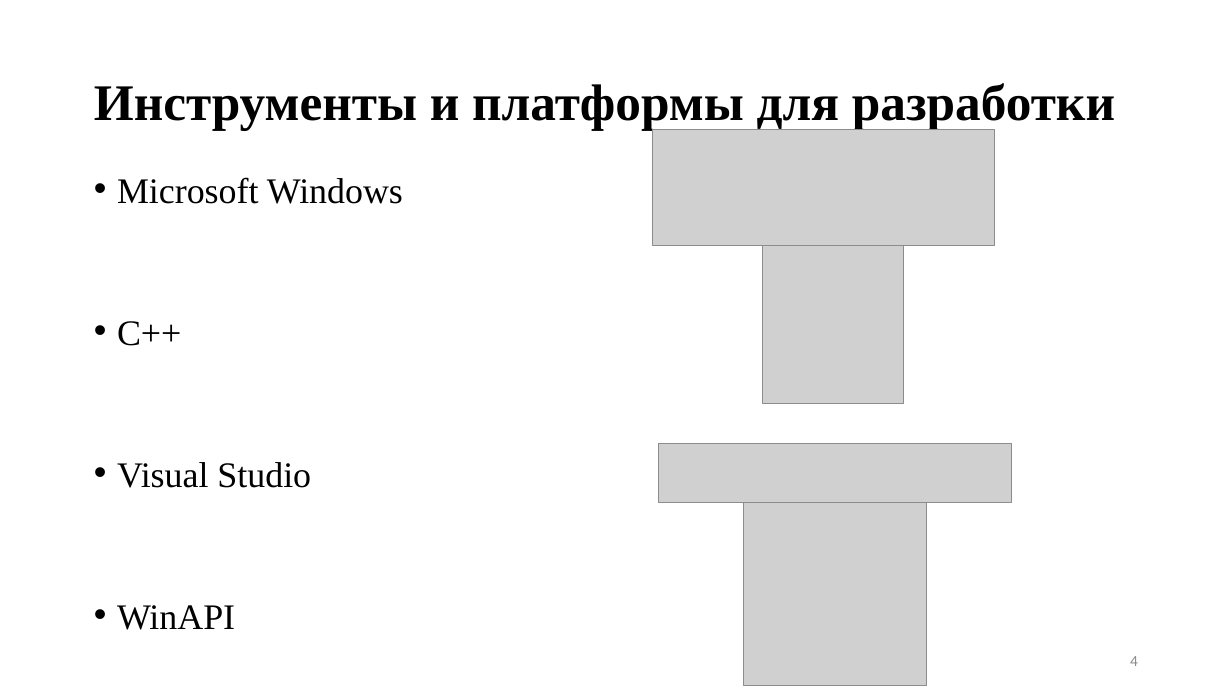
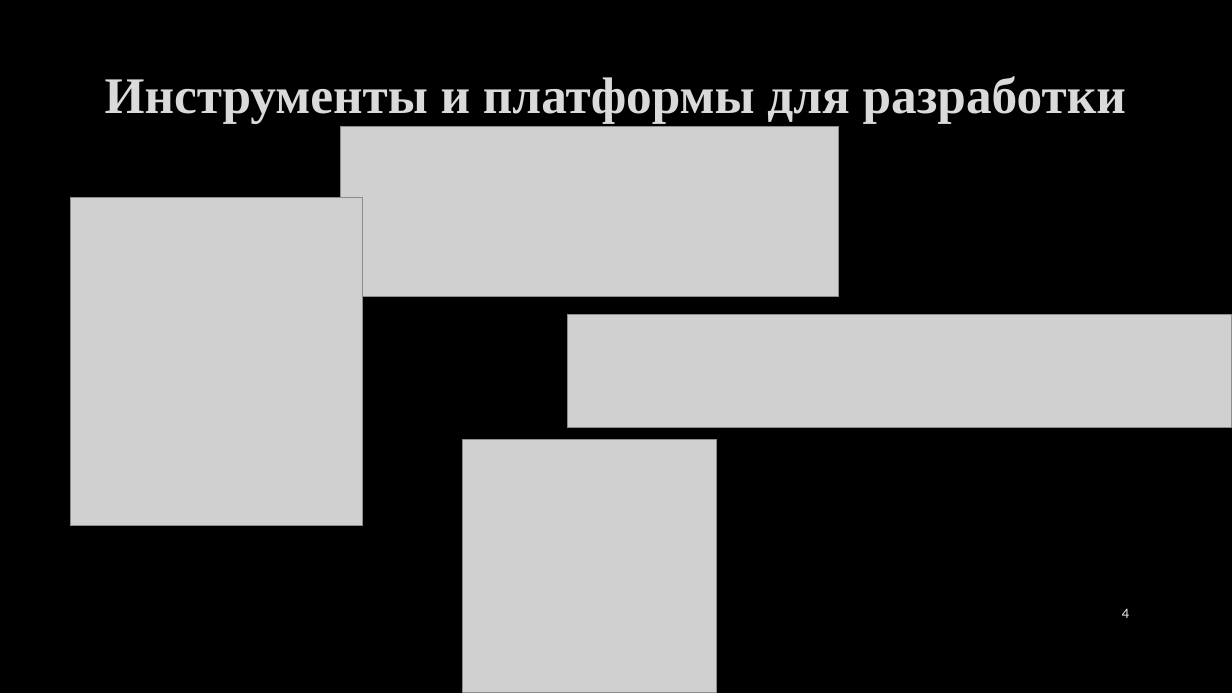
Before and after one commit to Pablo3sc0bar/KB_BMSTU, a slide deck: slide 4 of Презентация.pptx. Drawn at 1232x693 pixels with LibreOffice and Linux fonts; fonts in the diff are those of the drawing; grey boxes stand for pictures; background and template pictures are left out. Boxes give left, top, right and bottom in pixels: in the first picture for what was removed or moved away, otherwise in the second. Text is boxed around its words. In the diff, an @@ line names an element or a change of style, - is before the commit and + after.

```diff
--- a/Презентация.pptx
+++ b/Презентация.pptx
@@ background #FFFFFF to picture (left out) @@
@@ title "Инструменты и платформы для разработки" moved from (x1=94, y1=83, x2=1115, y2=131) to (x1=105, y1=76, x2=1126, y2=124) @@
@@ title "Инструменты и платформы для разработки" at (x1=105, y1=76, x2=1126, y2=124): text colour #000000 to #DADADA, letter outline none to #404040 0.75 pt; alignment left to centre; line spacing 0.9 to 1 @@
@@ picture resized from (x1=653, y1=129, x2=994, y2=246) to (x1=340, y1=127, x2=838, y2=297) @@
@@ text removed at (x1=117, y1=177, x2=403, y2=630) @@
-• Microsoft Windows
-• C++
-• Visual Studio
-• WinAPI
@@ picture added at (x1=70, y1=198, x2=362, y2=527) @@
@@ picture removed at (x1=763, y1=246, x2=904, y2=404) @@
@@ picture resized from (x1=659, y1=443, x2=1012, y2=502) to (x1=567, y1=315, x2=1232, y2=427) @@
@@ picture resized from (x1=744, y1=503, x2=927, y2=686) to (x1=463, y1=439, x2=717, y2=693) @@
@@ page number moved from (x1=1130, y1=656, x2=1138, y2=666) to (x1=1122, y1=609, x2=1129, y2=618) @@
@@ page number at (x1=1122, y1=609, x2=1129, y2=618): size 12 to 10 pt, font Calibri to Lato, text colour #8C8C8C to #F2F2F2 @@
```
Also in this commit, not shown: 9 other slides changed, 1 slide added, 3 slides removed, 2 other files.
